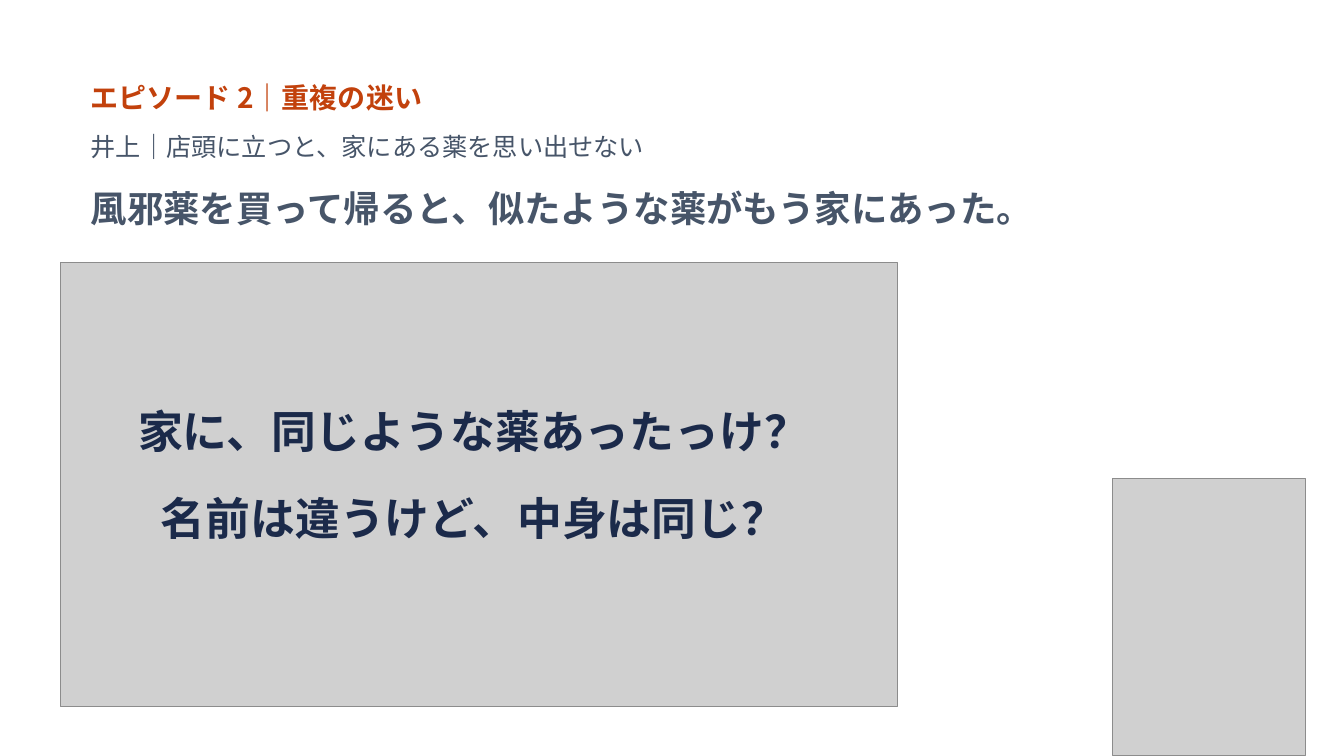
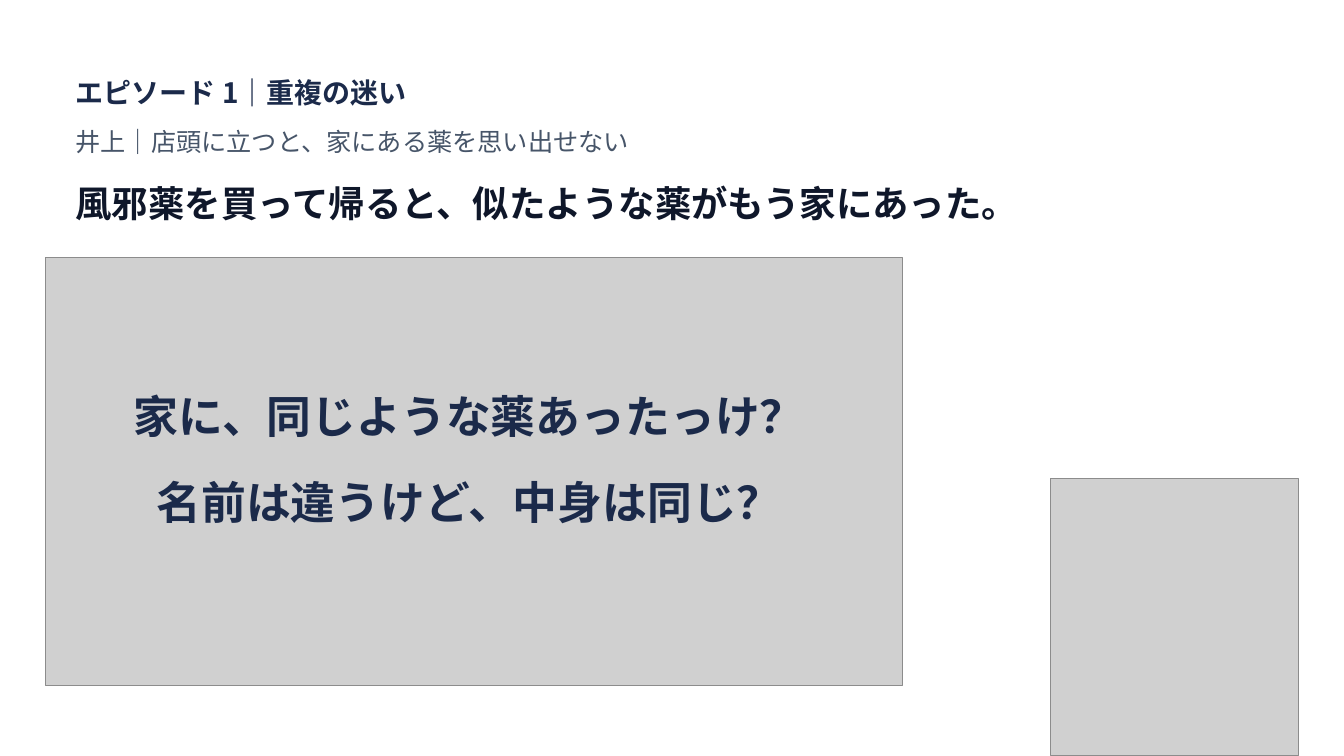
Before and after one commit to John-Frusciante/overlai, a slide deck: slide 2 of docs/ピッチ/Overlai_本選ピッチ.pptx (slide 3 before the commit). Drawn at 1344x756 pixels with LibreOffice and Linux fonts; fonts in the diff are those of the drawing; grey boxes stand for pictures. Boxes give left, top, right and bottom in pixels: in the first picture for what was removed or moved away, otherwise in the second. Text is boxed around its words. In the diff, an @@ line names an element or a change of style, - is before the commit and + after.

```diff
--- a/docs/ピッチ/Overlai_本選ピッチ.pptx
+++ b/docs/ピッチ/Overlai_本選ピッチ.pptx
@@ text at [76,78,407,107]: text changed; text colour #C2410C to #1B2A4A @@
-エピソード 2｜重複の迷い
+エピソード 1｜重複の迷い
@@ text "井上｜店頭に立つと、家にある薬を思い出せない": place and size @@
-text "井上｜店頭に立つと、家にある薬を思い出せない" at [91,134,644,159]
+text "井上｜店頭に立つと、家にある薬を思い出せない" at [76,129,629,154]
@@ text "風邪薬を買って帰ると、似たような薬がもう家にあった。": place and size @@
-text "風邪薬を買って帰ると、似たような薬がもう家にあった。" at [91,190,1033,226]
+text "風邪薬を買って帰ると、似たような薬がもう家にあった。" at [76,185,1018,221]
@@ text "風邪薬を買って帰ると、似たような薬がもう家にあった。" at [76,185,1018,221]: text colour #475569 to #0F172A @@
@@ picture: place and size @@
-picture at [60,262,897,707]
+picture at [45,257,902,686]
@@ text "家に、同じような薬あったっけ？": place and size @@
-text "家に、同じような薬あったっけ？" at [138,409,809,452]
+text "家に、同じような薬あったっけ？" at [134,394,805,437]
@@ text "名前は違うけど、中身は同じ？": place and size @@
-text "名前は違うけど、中身は同じ？" at [161,497,786,539]
+text "名前は違うけど、中身は同じ？" at [157,481,782,523]
@@ picture: place and size @@
-picture at [1113,479,1306,756]
+picture at [1052,479,1300,756]
```
Also in this commit, not shown: 2 other slides changed, 4 slides added, 6 slides removed, 10 other files.
